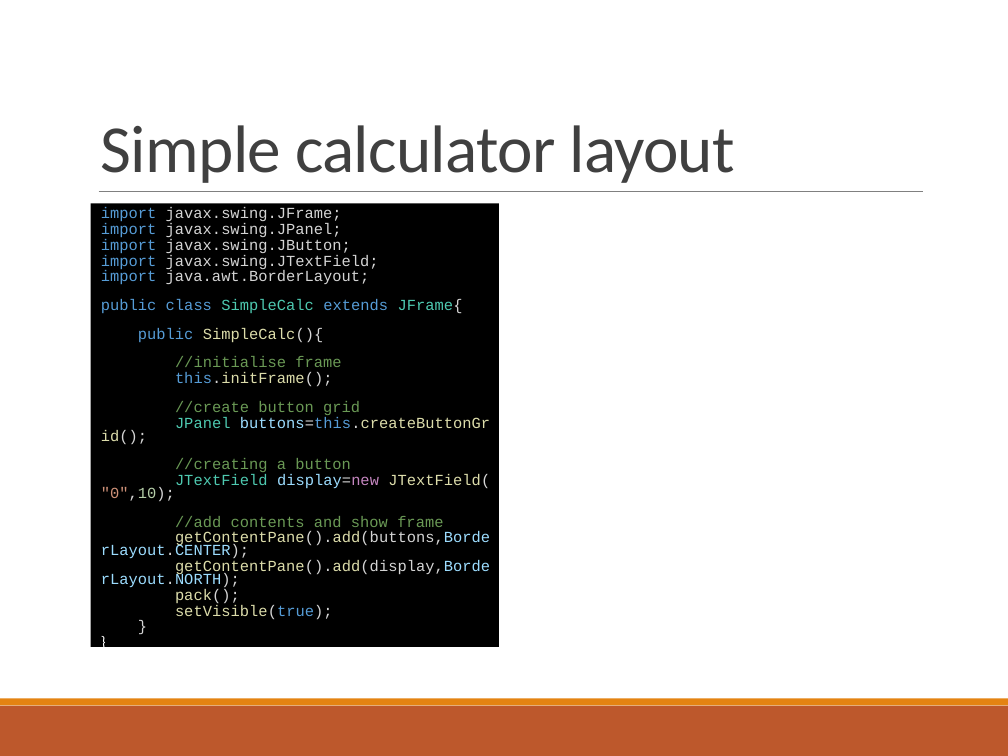
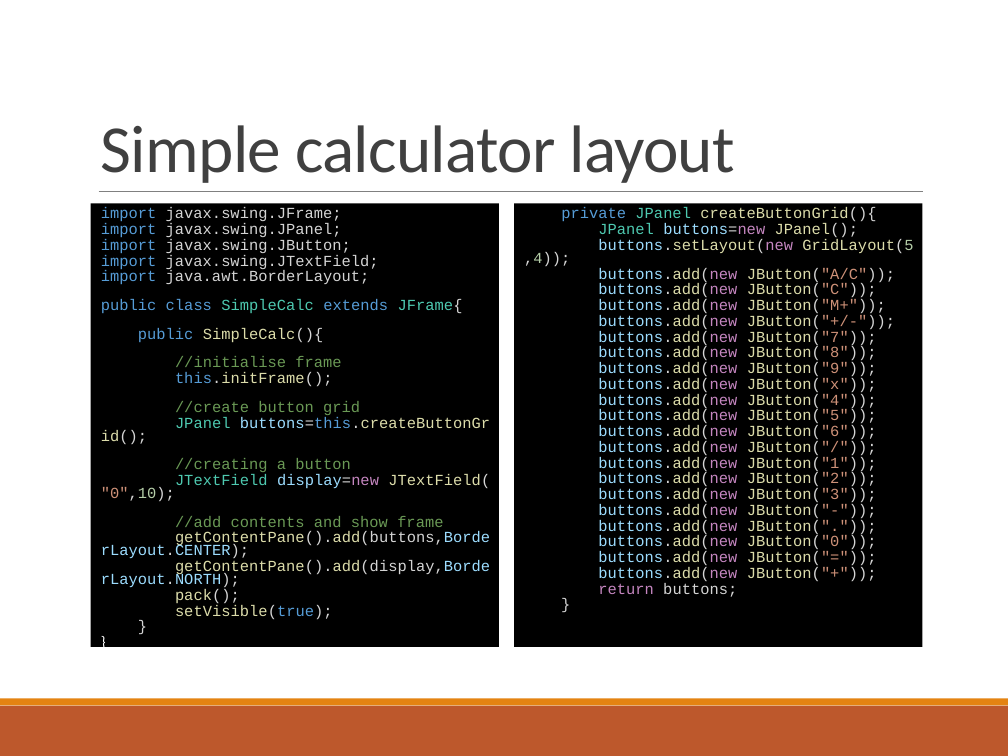
Before and after one commit to deeperj/dillinger, a slide deck: slide 17 of thesis/ukapp2/wqu_isc/sofware_design/Javabc06.pptx. Drawn at 1008x756 pixels with LibreOffice and Linux fonts; fonts in the diff are those of the drawing. Boxes give left, top, right and bottom in pixels: in the first picture for what was removed or moved away, otherwise in the second. Text is boxed around its words. In the diff, an @@ line names an element or a change of style, - is before the commit and + after.

```diff
--- a/thesis/ukapp2/wqu_isc/sofware_design/Javabc06.pptx
+++ b/thesis/ukapp2/wqu_isc/sofware_design/Javabc06.pptx
@@ text added at (514,204,922,647), fill #000000, 11 pt, text #DCDCAA @@
+  private JPanel createButtonGrid(){
+  JPanel buttons=new JPanel();
+  buttons.setLayout(new GridLayout(5,4));
+  buttons.add(new JButton("A/C"));
+  buttons.add(new JButton("C"));
+  buttons.add(new JButton("M+"));
+  buttons.add(new JButton("+/-"));
+  buttons.add(new JButton("7"));
+  buttons.add(new JButton("8"));
+  buttons.add(new JButton("9"));
+  buttons.add(new JButton("x"));
+  buttons.add(new JButton("4"));
+  buttons.add(new JButton("5"));
+  buttons.add(new JButton("6"));
+  buttons.add(new JButton("/"));
+  buttons.add(new JButton("1"));
+  buttons.add(new JButton("2"));
+  buttons.add(new JButton("3"));
+  buttons.add(new JButton("-"));
+  buttons.add(new JButton("."));
+  buttons.add(new JButton("0"));
+  buttons.add(new JButton("="));
+  buttons.add(new JButton("+"));
+  return buttons;
+  }
```
Also in this commit, not shown: 3 other slides changed, 1 slide added, 5 other files.
